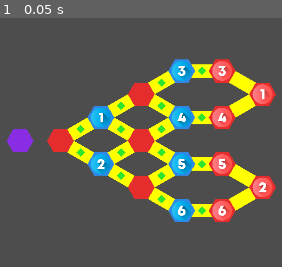
Above: before the commit, frame 1.
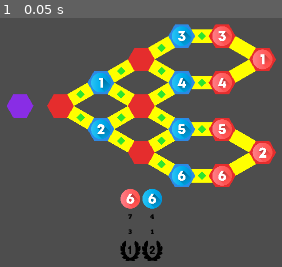
Above: after the commit, the same moment.

Repository: Pe3Hu/poro
Game: Godot game, scene res://scene/0/game.tscn
The game is run twice, just before and just after one commit, with the same random seed, the same clock (stepped at 60 frames per second) and the same inputs.
Inputs:
- Up to frame 1 (0.05 s): no input

The runs differ from the first frame. In frame 1, 33% of the frame differs, in the area x 2-98%, y 2-98%.

Commit message:
version 0.0021
1. Encounter scene added

Diff:
--- a/asset/json/poro_spot.json
+++ b/asset/json/poro_spot.json
@@ -3,204 +3,238 @@
   "index": 0,
   "grid x": 0,
   "grid y": 3,
-  "left goal": 0
+  "left goal": 0,
+  "left layer": 0
  },
  {
   "index": 1,
   "grid x": 2,
   "grid y": 3,
-  "left attack": 0
+  "left attack": 0,
+  "left layer": 1
  },
  {
   "index": 2,
   "grid x": 6,
   "grid y": 1,
-  "left attack": 0
+  "left attack": 0,
+  "left layer": 3
  },
  {
   "index": 3,
   "grid x": 6,
   "grid y": 3,
-  "left attack": 0
+  "left attack": 0,
+  "left layer": 3
  },
  {
   "index": 4,
   "grid x": 6,
   "grid y": 5,
-  "left attack": 0
+  "left attack": 0,
+  "left layer": 3
  },
  {
   "index": 5,
   "grid x": 10,
   "grid y": 0,
-  "left attack": 3
+  "left attack": 3,
+  "left layer": 5
  },
  {
   "index": 6,
   "grid x": 10,
   "grid y": 2,
-  "left attack": 4
+  "left attack": 4,
+  "left layer": 5
  },
  {
   "index": 7,
   "grid x": 10,
   "grid y": 4,
-  "left attack": 5
+  "left attack": 5,
+  "left layer": 5
  },
  {
   "index": 8,
   "grid x": 10,
   "grid y": 6,
-  "left attack": 6
+  "left attack": 6,
+  "left layer": 5
  },
  {
   "index": 9,
   "grid x": 12,
   "grid y": 1,
-  "left attack": 1
+  "left attack": 1,
+  "left layer": 6
  },
  {
   "index": 10,
   "grid x": 12,
   "grid y": 5,
-  "left attack": 2
+  "left attack": 2,
+  "left layer": 6
  },
  {
   "index": 11,
   "grid x": 4,
   "grid y": 2,
-  "left defense": 1
+  "left defense": 1,
+  "left layer": 2
  },
  {
   "index": 12,
   "grid x": 4,
   "grid y": 4,
-  "left defense": 2
+  "left defense": 2,
+  "left layer": 2
  },
  {
   "index": 13,
   "grid x": 8,
   "grid y": 0,
-  "left defense": 3
+  "left defense": 3,
+  "left layer": 4
  },
  {
   "index": 14,
   "grid x": 8,
   "grid y": 2,
-  "left defense": 4
+  "left defense": 4,
+  "left layer": 4
  },
  {
   "index": 15,
   "grid x": 8,
   "grid y": 4,
-  "left defense": 5
+  "left defense": 5,
+  "left layer": 4
  },
  {
   "index": 16,
   "grid x": 8,
   "grid y": 6,
-  "left defense": 6
+  "left defense": 6,
+  "left layer": 4
  },
  {
   "index": 17,
   "grid x": 12,
   "grid y": 3,
-  "right goal": 0
+  "right goal": 0,
+  "right layer": 0
  },
  {
   "index": 18,
   "grid x": 10,
   "grid y": 3,
-  "right attack": 0
+  "right attack": 0,
+  "right layer": 1
  },
  {
   "index": 19,
   "grid x": 6,
   "grid y": 1,
-  "right attack": 0
+  "right attack": 0,
+  "right layer": 3
  },
  {
   "index": 20,
   "grid x": 6,
   "grid y": 3,
-  "right attack": 0
+  "right attack": 0,
+  "right layer": 3
  },
  {
   "index": 21,
   "grid x": 6,
   "grid y": 5,
-  "right attack": 0
+  "right attack": 0,
+  "right layer": 3
  },
  {
   "index": 22,
   "grid x": 2,
   "grid y": 0,
-  "right attack": 3
+  "right attack": 3,
+  "right layer": 5
  },
  {
   "index": 23,
   "grid x": 2,
   "grid y": 2,
-  "right attack": 4
+  "right attack": 4,
+  "right layer": 5
  },
  {
   "index": 24,
   "grid x": 2,
   "grid y": 4,
-  "right attack": 5
+  "right attack": 5,
+  "right layer": 5
  },
  {
   "index": 25,
   "grid x": 2,
   "grid y": 6,
-  "right attack": 6
+  "right attack": 6,
+  "right layer": 5
  },
  {
   "index": 26,
   "grid x": 0,
   "grid y": 1,
-  "right attack": 1
+  "right attack": 1,
+  "right layer": 6
  },
  {
   "index": 27,
   "grid x": 0,
   "grid y": 5,
-  "right attack": 2
+  "right attack": 2,
+  "right layer": 6
  },
  {
   "index": 28,
   "grid x": 8,
   "grid y": 2,
-  "right defense": 1
+  "right defense": 1,
+  "right layer": 2
  },
  {
   "index": 29,
   "grid x": 8,
   "grid y": 4,
-  "right defense": 2
+  "right defense": 2,
+  "right layer": 2
  },
  {
   "index": 30,
   "grid x": 4,
   "grid y": 0,
-  "right defense": 3
+  "right defense": 3,
+  "right layer": 4
  },
  {
   "index": 31,
   "grid x": 4,
   "grid y": 2,
-  "right defense": 4
+  "right defense": 4,
+  "right layer": 4
  },
  {
   "index": 32,
   "grid x": 4,
   "grid y": 4,
-  "right defense": 5
+  "right defense": 5,
+  "right layer": 4
  },
  {
   "index": 33,
   "grid x": 4,
   "grid y": 6,
-  "right defense": 6
+  "right defense": 6,
+  "right layer": 4
  }
 ]
--- /dev/null
+++ b/asset/json/poro_temperament.json
@@ -0,0 +1,274 @@
+[
+ {
+  "title": "strategist",
+  "type": "analyst",
+  "consciousness orientation": "i",
+  "situation orientation": "n",
+  "decision making": "t",
+  "decision preparation": "j",
+  "vigor peak": 20,
+  "standard peak": 20,
+  "fatigue peak": 60,
+  "vigor normal": 25,
+  "standard normal": 25,
+  "fatigue normal": 50,
+  "vigor minimum": 30,
+  "standard minimum": 30,
+  "fatigue minimum": 40
+ },
+ {
+  "title": "scholar",
+  "type": "analyst",
+  "consciousness orientation": "i",
+  "situation orientation": "n",
+  "decision making": "t",
+  "decision preparation": "p",
+  "vigor peak": 20,
+  "standard peak": 20,
+  "fatigue peak": 60,
+  "vigor normal": 25,
+  "standard normal": 25,
+  "fatigue normal": 50,
+  "vigor minimum": 30,
+  "standard minimum": 30,
+  "fatigue minimum": 40
+ },
+ {
+  "title": "polemicist",
+  "type": "analyst",
+  "consciousness orientation": "e",
+  "situation orientation": "n",
+  "decision making": "t",
+  "decision preparation": "p",
+  "vigor peak": 20,
+  "standard peak": 20,
+  "fatigue peak": 60,
+  "vigor normal": 25,
+  "standard normal": 25,
+  "fatigue normal": 50,
+  "vigor minimum": 30,
+  "standard minimum": 30,
+  "fatigue minimum": 40
+ },
+ {
+  "title": "commander",
+  "type": "analyst",
+  "consciousness orientation": "e",
+  "situation orientation": "n",
+  "decision making": "t",
+  "decision preparation": "j",
+  "vigor peak": 20,
+  "standard peak": 20,
+  "fatigue peak": 60,
+  "vigor normal": 25,
+  "standard normal": 25,
+  "fatigue normal": 50,
+  "vigor minimum": 30,
+  "standard minimum": 30,
+  "fatigue minimum": 40
+ },
+ {
+  "title": "activist",
+  "type": "diplomat",
+  "consciousness orientation": "i",
+  "situation orientation": "n",
+  "decision making": "f",
+  "decision preparation": "j",
+  "vigor peak": 25,
+  "standard peak": 50,
+  "fatigue peak": 25,
+  "vigor normal": 20,
+  "standard normal": 60,
+  "fatigue normal": 20,
+  "vigor minimum": 15,
+  "standard minimum": 70,
+  "fatigue minimum": 15
+ },
+ {
+  "title": "mediator",
+  "type": "diplomat",
+  "consciousness orientation": "i",
+  "situation orientation": "n",
+  "decision making": "f",
+  "decision preparation": "p",
+  "vigor peak": 25,
+  "standard peak": 50,
+  "fatigue peak": 25,
+  "vigor normal": 20,
+  "standard normal": 60,
+  "fatigue normal": 20,
+  "vigor minimum": 15,
+  "standard minimum": 70,
+  "fatigue minimum": 15
+ },
+ {
+  "title": "fighter",
+  "type": "diplomat",
+  "consciousness orientation": "e",
+  "situation orientation": "n",
+  "decision making": "f",
+  "decision preparation": "p",
+  "vigor peak": 25,
+  "standard peak": 50,
+  "fatigue peak": 25,
+  "vigor normal": 20,
+  "standard normal": 60,
+  "fatigue normal": 20,
+  "vigor minimum": 15,
+  "standard minimum": 70,
+  "fatigue minimum": 15
+ },
+ {
+  "title": "trainer",
+  "type": "diplomat",
+  "consciousness orientation": "e",
+  "situation orientation": "n",
+  "decision making": "f",
+  "decision preparation": "j",
+  "vigor peak": 25,
+  "standard peak": 50,
+  "fatigue peak": 25,
+  "vigor normal": 20,
+  "standard normal": 60,
+  "fatigue normal": 20,
+  "vigor minimum": 15,
+  "standard minimum": 70,
+  "fatigue minimum": 15
+ },
+ {
+  "title": "administrator",
+  "type": "keeper",
+  "consciousness orientation": "i",
+  "situation orientation": "s",
+  "decision making": "t",
+  "decision preparation": "j",
+  "vigor peak": 50,
+  "standard peak": 30,
+  "fatigue peak": 20,
+  "vigor normal": 55,
+  "standard normal": 25,
+  "fatigue normal": 20,
+  "vigor minimum": 60,
+  "standard minimum": 20,
+  "fatigue minimum": 20
+ },
+ {
+  "title": "consul",
+  "type": "keeper",
+  "consciousness orientation": "e",
+  "situation orientation": "s",
+  "decision making": "f",
+  "decision preparation": "j",
+  "vigor peak": 50,
+  "standard peak": 30,
+  "fatigue peak": 20,
+  "vigor normal": 55,
+  "standard normal": 25,
+  "fatigue normal": 20,
+  "vigor minimum": 60,
+  "standard minimum": 20,
+  "fatigue minimum": 20
+ },
+ {
+  "title": "defender",
+  "type": "keeper",
+  "consciousness orientation": "i",
+  "situation orientation": "s",
+  "decision making": "f",
+  "decision preparation": "j",
+  "vigor peak": 50,
+  "standard peak": 30,
+  "fatigue peak": 20,
+  "vigor normal": 55,
+  "standard normal": 25,
+  "fatigue normal": 20,
+  "vigor minimum": 60,
+  "standard minimum": 20,
+  "fatigue minimum": 20
+ },
+ {
+  "title": "manager",
+  "type": "keeper",
+  "consciousness orientation": "e",
+  "situation orientation": "s",
+  "decision making": "t",
+  "decision preparation": "j",
+  "vigor peak": 50,
+  "standard peak": 30,
+  "fatigue peak": 20,
+  "vigor normal": 55,
+  "standard normal": 25,
+  "fatigue normal": 20,
+  "vigor minimum": 60,
+  "standard minimum": 20,
+  "fatigue minimum": 20
+ },
+ {
+  "title": "virtuoso",
+  "type": "seeker",
+  "consciousness orientation": "i",
+  "situation orientation": "s",
+  "decision making": "t",
+  "decision preparation": "p",
+  "vigor peak": 70,
+  "standard peak": 20,
+  "fatigue peak": 10,
+  "vigor normal": 60,
+  "standard normal": 25,
+  "fatigue normal": 15,
+  "vigor minimum": 50,
+  "standard minimum": 35,
+  "fatigue minimum": 25
+ },
+ {
+  "title": "artist",
+  "type": "seeker",
+  "consciousness orientation": "i",
+  "situation orientation": "s",
+  "decision making": "f",
+  "decision preparation": "p",
+  "vigor peak": 70,
+  "standard peak": 20,
+  "fatigue peak": 10,
+  "vigor normal": 60,
+  "standard normal": 25,
+  "fatigue normal": 15,
+  "vigor minimum": 50,
+  "standard minimum": 35,
+  "fatigue minimum": 25
+ },
+ {
+  "title": "businessman",
+  "type": "seeker",
+  "consciousness orientation": "e",
+  "situation orientation": "s",
+  "decision making": "t",
+  "decision preparation": "p",
+  "vigor peak": 70,
+  "standard peak": 20,
+  "fatigue peak": 10,
+  "vigor normal": 60,
+  "standard normal": 25,
+  "fatigue normal": 15,
+  "vigor minimum": 50,
+  "standard minimum": 35,
+  "fatigue minimum": 25
+ },
+ {
+  "title": "entertainer",
+  "type": "seeker",
+  "consciousness orientation": "e",
+  "situation orientation": "s",
+  "decision making": "f",
+  "decision preparation": "p",
+  "vigor peak": 70,
+  "standard peak": 20,
+  "fatigue peak": 10,
+  "vigor normal": 60,
+  "standard normal": 25,
+  "fatigue normal": 15,
+  "vigor minimum": 50,
+  "standard minimum": 35,
+  "fatigue minimum": 25
+ }
+]
--- a/scene/0/icon.gd
+++ b/scene/0/icon.gd
@@ -14,7 +14,7 @@
 
 	custom_minimum_size = Vector2(Global.vec.size.letter)
 	var path = "res://asset/png/icon/"
-	var types = ["state", "effort", "aspect", "marker"]
+	var types = ["state", "effort", "aspect", "marker", "prize"]
 
 	if types.has(type):
 		custom_minimum_size = Vector2(Global.vec.size.icon)
--- a/scene/1/aspect.gd
+++ b/scene/1/aspect.gd
@@ -67,7 +67,7 @@
 				input.value = description[predisposition].states[input.state][input.effort]
 			else:
 				var reflection = gladiator.get(Global.dict.aspect.reflection[title])
-				var primary_ = reflection.get_performance(input.state, input.effort).get_value()
+				var primary_ = reflection.get_performance_value(input.state, input.effort)
 				input.value = description[10].states[input.state][input.effort] - primary_
 
 			performance.set_attributes(input)
@@ -79,9 +79,14 @@
 	return icon
 
 
-func get_performance(state_: String, effort_: String) -> Variant:
+func get_performance(state_: String, effort_: String) -> MarginContainer:
 	var x = Global.arr.state.find(state_) + 1
 	var y = Global.arr.effort.find(effort_) + 1
 	var index = icons.columns * y + x
 	var icon = icons.get_child(index)
 	return icon
+
+
+func get_performance_value(state_: String, effort_: String) -> int:
+	var performance = get_performance(state_, effort_)
+	return performance.icon.get_number()
--- a/scene/1/gladiator.gd
+++ b/scene/1/gladiator.gd
@@ -8,6 +8,11 @@
 var marker = null
 var rank = null
 var predispositions = {}
+var temperament = null
+var endurance = null
+var limits = null
+var state = null
+var effort = null
 
 
 func set_attributes(input_: Dictionary) -> void:
@@ -29,3 +34,33 @@
 
 	var secondary = get(Global.dict.aspect.reflection[input_.primary])
 	secondary.set_performances()
+
+	endurance = {}
+	endurance.max = 100
+	endurance.current = 100
+
+	limits = {}
+	limits.vigor = 0.75
+	limits.standard = 0.25
+	limits.fatigue = 0
+	roll_temperament()
+	update_state()
+
+
+func roll_temperament() -> void:
+	temperament = "administrator"
+
+
+func update_state() -> void:
+	for _state in Global.arr.state:
+		if endurance.current > limits[_state] * endurance.max:
+			state = _state
+			break
+
+
+func exert_effort() -> void:
+	var chances = Global.dict.temperament.title[temperament].chances[state]
+	effort = Global.get_random_key(chances)
+
+	endurance.current -= Global.dict.effort[effort]
+	update_state()
--- a/scene/1/performance.gd
+++ b/scene/1/performance.gd
@@ -17,7 +17,3 @@
 	input.type = "number"
 	input.subtype = input_.value
 	icon.set_attributes(input)
-
-
-func get_value() -> int:
-	return icon.get_number()
--- a/scene/2/clash.gd
+++ b/scene/2/clash.gd
@@ -15,12 +15,11 @@
 	side = input_.side
 
 	position = (spots.attack.center + spots.defense.center) / 2
-	#position += Vector2(Global.num.spot.w, Global.num.spot.h) * 0.5
 	init_vertexs()
 	anchor.color = Global.color.anchor
 
-	for type in spots:
-		var spot = spots[type]
+	for role in spots:
+		var spot = spots[role]
 		spot.add_clash(self)
 
 
@@ -36,7 +35,7 @@
 	anchor.set_polygon(vertexs)
 
 
-func get_opponent(spot_: Polygon2D) -> Variant:
+func get_opponent_spot(spot_: Polygon2D) -> Variant:
 	for type in spots:
 		var spot = spots[type]
 
--- a/scene/2/encounter.gd
+++ b/scene/2/encounter.gd
@@ -1 +1,82 @@
 extends MarginContainer
+
+
+@onready var leftMarker = $Gladiators/Left/Marker
+@onready var leftMax = $Gladiators/Left/Max
+@onready var leftRoll = $Gladiators/Left/Roll
+@onready var leftWinner = $Gladiators/Left/Winner
+@onready var rightMarker = $Gladiators/Right/Marker
+@onready var rightMax = $Gladiators/Right/Max
+@onready var rightRoll = $Gladiators/Right/Roll
+@onready var rightWinner = $Gladiators/Right/Winner
+
+var stadium = null
+var clash = null
+var left = null
+var right = null
+
+
+func set_attributes(input_: Dictionary) -> void:
+	stadium = input_.stadium
+
+
+func set_clash(clash_: Node2D) -> void:
+	clash = clash_
+
+	for _i in clash.spots.keys().size():
+		var role = clash.spots.keys()[_i]
+		var spot = clash.spots[role]
+		set(Global.arr.side[_i], spot.marker.gladiator)
+
+	for side in Global.arr.side:
+		var gladiator = get(side)
+		var input = {}
+		input.type = "marker"
+		input.subtype = gladiator.team.status + " " + str(gladiator.marker.order)
+
+		var icon = get(side+"Marker")
+		icon.set_attributes(input)
+
+		input.type = "prize"
+		input.subtype = "2"
+		icon = get(side+"Winner")
+		icon.set_attributes(input)
+
+	roll()
+
+
+func roll() -> void:
+	var datas = []
+
+	for side in Global.arr.side:
+		var gladiator = get(side)
+		var aspect = gladiator.get("strength")
+		var input = {}
+		input.type = "number"
+		input.subtype = aspect.get_performance_value(gladiator.state, gladiator.effort)
+
+		var icon = get(side+"Max")
+		icon.set_attributes(input)
+
+		Global.rng.randomize()
+		input.subtype = Global.rng.randi_range(0, input.subtype)
+
+		icon = get(side+"Roll")
+		icon.set_attributes(input)
+
+		var data = {}
+		data.side = side
+		data.value = input.subtype
+		datas.append(data)
+
+	if datas.front().value == datas.back().value:
+		roll()
+	else:
+		datas.sort_custom(func(a, b): return a.value > b.value)
+
+		var gladiator = get(datas.front().side)
+		var input = {}
+		input.type = "prize"
+		input.subtype = "1"
+		var icon = get(datas.front().side+"Winner")
+		icon.set_attributes(input)
--- a/scene/2/encounter.tscn
+++ b/scene/2/encounter.tscn
@@ -1,6 +1,7 @@
-[gd_scene load_steps=3 format=3 uid="uid://hetf20d6go8n"]
+[gd_scene load_steps=4 format=3 uid="uid://hetf20d6go8n"]
 
 [ext_resource type="Script" path="res://scene/2/encounter.gd" id="1_32f62"]
+[ext_resource type="PackedScene" uid="uid://ciw38iqel0v5a" path="res://scene/0/icon.tscn" id="2_kuscj"]
 
 [sub_resource type="StyleBoxFlat" id="StyleBoxFlat_7paps"]
 
@@ -25,3 +26,39 @@
 visible = false
 layout_mode = 2
 theme_override_styles/panel = SubResource("StyleBoxFlat_7paps")
+
+[node name="Gladiators" type="HBoxContainer" parent="."]
+layout_mode = 2
+alignment = 1
+
+[node name="Left" type="VBoxContainer" parent="Gladiators"]
+layout_mode = 2
+alignment = 1
+
+[node name="Marker" parent="Gladiators/Left" instance=ExtResource("2_kuscj")]
+layout_mode = 2
+
+[node name="Max" parent="Gladiators/Left" instance=ExtResource("2_kuscj")]
+layout_mode = 2
+
+[node name="Roll" parent="Gladiators/Left" instance=ExtResource("2_kuscj")]
+layout_mode = 2
+
+[node name="Winner" parent="Gladiators/Left" instance=ExtResource("2_kuscj")]
+layout_mode = 2
+
+[node name="Right" type="VBoxContainer" parent="Gladiators"]
+layout_mode = 2
+alignment = 1
+
+[node name="Marker" parent="Gladiators/Right" instance=ExtResource("2_kuscj")]
+layout_mode = 2
+
+[node name="Max" parent="Gladiators/Right" instance=ExtResource("2_kuscj")]
+layout_mode = 2
+
+[node name="Roll" parent="Gladiators/Right" instance=ExtResource("2_kuscj")]
+layout_mode = 2
+
+[node name="Winner" parent="Gladiators/Right" instance=ExtResource("2_kuscj")]
+layout_mode = 2
--- a/scene/2/field.gd
+++ b/scene/2/field.gd
@@ -2,7 +2,7 @@
 
 
 @onready var spots = $Spots
-@onready var clashs = $Clashs
+@onready var clashes = $Clashes
 @onready var paths = $Paths
 @onready var markers = $Markers
 
@@ -17,16 +17,15 @@
 
 	init_grids()
 	init_spots()
-	init_clashs()
+	init_clashes()
 	init_paths()
 	init_markers()
-	place_markers()
+	set_visible_side()
+	#place_markers()
 
 	custom_minimum_size = Vector2(Global.num.field.cols + 1.0 / 3, Global.num.field.rows) * Global.vec.size.spot
 	spots.position += Vector2(Global.num.spot.w, Global.num.spot.h) * 0.5
 	#markers.position += Vector2(Global.num.spot.w, Global.num.spot.h) * 0.5
-
-	set_visible_side(side)
 
 
 func init_grids() -> void:
@@ -56,28 +55,40 @@
 			spots.add_child(spot)
 			spot.set_attributes(input)
 
+	init_spot_neighbors()
 
-func init_clashs() -> void:
-	for side_ in Global.dict.clash.side:
-		for data in Global.dict.clash.side[side_]:
+
+func init_spot_neighbors() -> void:
+	for _side in Global.dict.path.side:
+		for path in Global.dict.path.side[_side]:
+			for _i in path.size() - 1:
+				var spot = grids.spot[path[_i]]
+				var neighbor = grids.spot[path[_i + 1]]
+				spot.neighbors[_side].append(neighbor)
+				neighbor.neighbors[_side].append(spot)
+
+
+func init_clashes() -> void:
+	for _side in Global.dict.clash.side:
+		for data in Global.dict.clash.side[_side]:
 			var input = {}
 			input.field = self
-			input.side = side_
+			input.side = _side
 			input.spots = {}
 			input.spots.attack = grids.spot[data.attack]
 			input.spots.defense = grids.spot[data.defense]
 
 			var clash = Global.scene.clash.instantiate()
-			clashs.add_child(clash)
+			clashes.add_child(clash)
 			clash.set_attributes(input)
 
 
 func init_paths() -> void:
-	for side_ in Global.dict.path.side:
-		for grids_ in Global.dict.path.side[side_]:
+	for _side in Global.dict.path.side:
+		for grids_ in Global.dict.path.side[_side]:
 			var input = {}
 			input.field = self
-			input.side = side_
+			input.side = _side
 			input.spots = []
 
 			for grid in grids_:
@@ -107,19 +118,31 @@
 			var marker = team.mains[_i].marker
 
 
-func set_visible_side(side_: String) -> void:
+func set_visible_side() -> void:
 	for spot in spots.get_children():
-		spot.set_color_based_on_side(side_)
+		spot.set_color_based_on_side(side)
 
-	for clash in clashs.get_children():
-		clash.visible = clash.side == side_
+	for clash in clashes.get_children():
+		clash.visible = clash.side == side
 
 	for path in paths.get_children():
-		path.visible = path.side == side_
+		path.visible = path.side == side
 
 
-#func get_spot_based_on_grid() -> Polygon2D:
-#	var spot = null
-#
-#
-#	return spot
+func switch_side() -> void:
+	side = Global.dict.mirror.side[side]
+	set_visible_side()
+
+
+func roll_clashes() -> void:
+	var gladiator = stadium.teams.front().mains.back()
+	var clashes_ = []
+
+	for _side in gladiator.marker.spot.clashes:
+		for clash in gladiator.marker.spot.clashes[_side]:
+			var spot = clash.get_opponent_spot(gladiator.marker.spot)
+
+			if spot.marker != null:
+				clashes_.append(clash)
+
+	stadium.encounter.set_clash(clashes_.front())
--- a/scene/2/field.tscn
+++ b/scene/2/field.tscn
@@ -28,6 +28,6 @@
 
 [node name="Spots" type="Node2D" parent="."]
 
-[node name="Clashs" type="Node2D" parent="."]
+[node name="Clashes" type="Node2D" parent="."]
 
 [node name="Markers" type="Node2D" parent="."]
--- a/scene/2/marker.gd
+++ b/scene/2/marker.gd
@@ -13,9 +13,6 @@
 	order = input_.order
 
 	var path = "res://asset/png/icon/marker/" + gladiator.team.status + " " + str(order) + ".png"
-	#var image = Image.load_from_file(path)
-	#texture = ImageTexture.create_from_image(image)
-	#texture.set_size_override(Global.vec.size.marker)
 	texture = load(path)
 	scale = Global.vec.size.marker / Vector2(texture.get_width(), texture.get_height())
 
@@ -29,5 +26,9 @@
 
 
 func set_spot(spot_: Polygon2D) -> void:
+	if spot != null:
+		spot.marker = null
+
 	spot = spot_
+	spot.marker = self
 	position = spot.center
--- a/scene/2/spot.gd
+++ b/scene/2/spot.gd
@@ -2,9 +2,11 @@
 
 
 var field = null
+var marker = null
 var grid = null
 var center = null
-var clashs = {}
+var clashes = {}
+var neighbors = {}
 
 
 func set_attributes(input_: Dictionary) -> void:
@@ -20,6 +22,9 @@
 	field.grids.spot[grid] = self
 	init_vertexs()
 	set_color_based_on_side("right")
+
+	for side in Global.arr.side:
+		neighbors[side] = []
 
 
 func init_vertexs() -> void:
@@ -81,7 +86,7 @@
 
 
 func add_clash(clash_: Node2D) -> void:
-	if !clashs.has(clash_.side):
-		clashs[clash_.side] = {}
+	if !clashes.has(clash_.side):
+		clashes[clash_.side] = {}
 
-	clashs[clash_.side][clash_] = clash_.get_opponent(self)
+	clashes[clash_.side][clash_] = clash_.get_opponent_spot(self)
--- a/scene/2/stadium.gd
+++ b/scene/2/stadium.gd
@@ -21,10 +21,13 @@
 	var input = {}
 	input.stadium = self
 	field.set_attributes(input)
+	encounter.set_attributes(input)
 
 	switch_roles()
 	switch_roles()
 	markers_walkout()
+	load_balance()
+	field.roll_clashes()
 
 
 func add_team(team_: MarginContainer) -> void:
@@ -56,3 +59,9 @@
 			var grid = arrangements[gladiator.marker.order]
 			var spot = field.grids.spot[grid]
 			gladiator.marker.set_spot(spot)
+
+
+func load_balance() -> void:
+	for team in teams:
+		for gladiator in team.mains:
+			gladiator.exert_effort()
--- a/script/Global.gd
+++ b/script/Global.gd
@@ -58,6 +58,7 @@
 	init_spot()
 	init_clash()
 	init_path()
+	init_temperament()
 
 
 func init_mirror() -> void:
@@ -70,9 +71,10 @@
 	dict.mirror.side["left"] = "rigth"
 	dict.mirror.side["rigth"] = "left"
 
-#	dict.mirror.role = {}
-#	dict.mirror.role[""] = ""
-#	dict.mirror.role[""] = ""
+	dict.effort = {}
+	dict.effort.peak = 5
+	dict.effort.normal = 3
+	dict.effort.minimum = 2
 
 
 func init_neighbor() -> void:
@@ -121,23 +123,6 @@
 	]
 
 
-func init_emptyjson() -> void:
-	dict.emptyjson = {}
-	dict.emptyjson.title = {}
-
-	var path = "res://asset/json/_emptyjson.json"
-	var array = load_data(path)
-
-	for emptyjson in array:
-		var data = {}
-
-		for key in emptyjson:
-			if key != "title":
-				data[key] = emptyjson[key]
-
-		dict.emptyjson.title[emptyjson.title] = data
-
-
 func init_aspect() -> void:
 	dict.aspect = {}
 	dict.aspect.rank = {}
@@ -206,12 +191,14 @@
 					data.grid[words[1]] = spot[key]
 
 					data[words[0]][words[1]] = spot[key]
+				elif words.has("layer"):
+					data.layer = spot[key]
 				else:
 					data.side = words[0]
 					data.role = words[1]
 					data.order = spot[key]
 
-		dict.spot.index[spot.index] = data
+		dict.spot.index[int(spot.index)] = data
 
 
 func init_clash() -> void:
@@ -270,6 +257,33 @@
 			data.grids.append(grid)
 
 		dict.path.side[path.side].append(data.grids)
+
+
+func init_temperament() -> void:
+	dict.temperament = {}
+	dict.temperament.title = {}
+
+	var path = "res://asset/json/poro_temperament.json"
+	var array = load_data(path)
+
+	for temperament in array:
+		var data = {}
+		data.chances = {}
+
+		for key in temperament:
+			if key != "title":
+				var words = []
+				words = key.split(" ")
+
+				if arr.state.has(words[0]):
+					if !data.chances.has(words[0]):
+						data.chances[words[0]] = {}
+
+					data.chances[words[0]][words[1]] = temperament[key]
+				else:
+					data[key] = temperament[key]
+
+		dict.temperament.title[temperament.title] = data
 
 
 func init_node() -> void:
Binary file added: asset/png/icon/prize/1.png
Not shown, added: asset/png/icon/prize/1.png.import
Binary file added: asset/png/icon/prize/2.png
Not shown, added: asset/png/icon/prize/2.png.import
